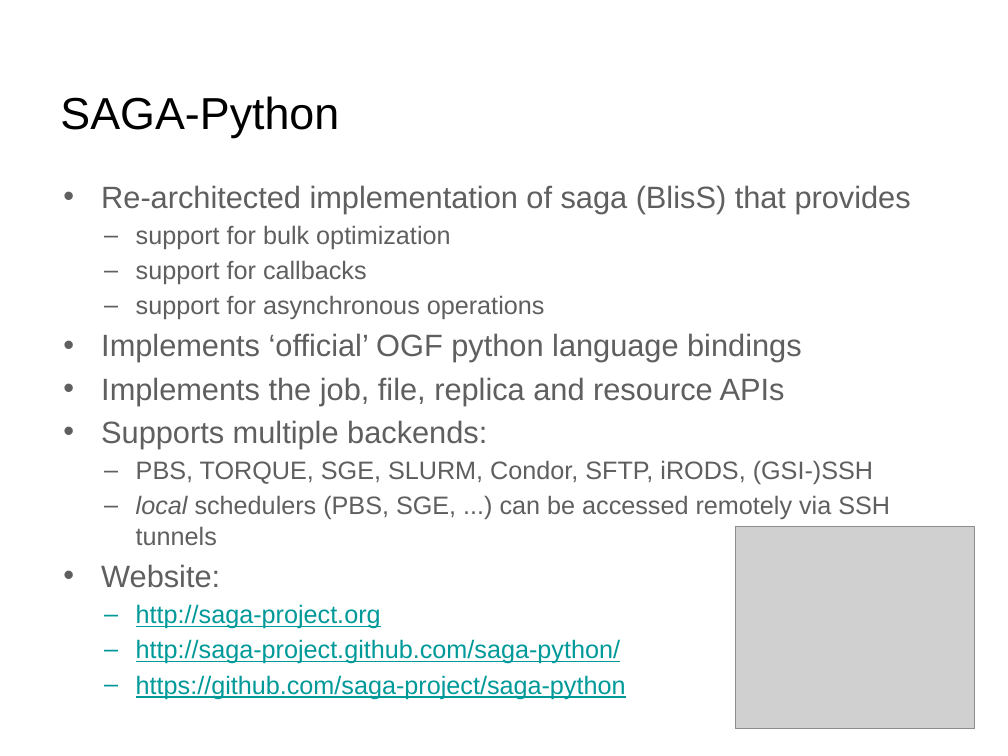
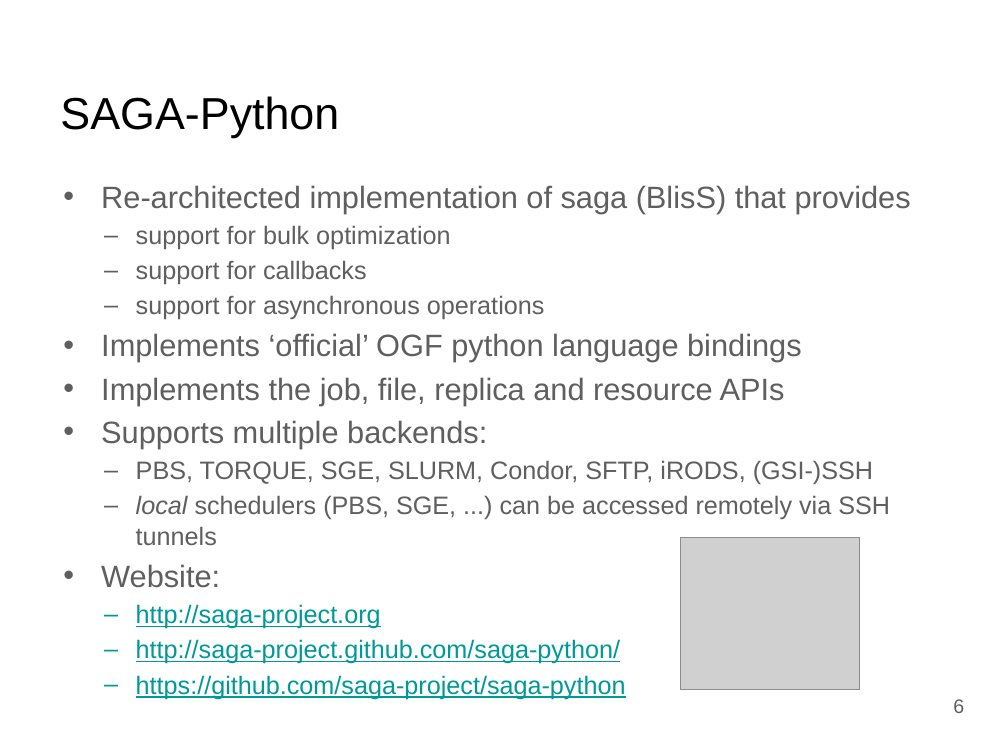
Before and after one commit to saga-project/presentations, a slide deck: slide 6 of radical-media.v0.1.pptx. Drawn at 1008x756 pixels with LibreOffice and Linux fonts; fonts in the diff are those of the drawing; grey boxes stand for pictures; background and template pictures are left out. Boxes give left, top, right and bottom in pixels: in the first picture for what was removed or moved away, otherwise in the second. Text is boxed around its words. In the diff, an @@ line names an element or a change of style, - is before the commit and + after.

```diff
--- a/radical-media.v0.1.pptx
+++ b/radical-media.v0.1.pptx
@@ picture resized from (x1=736, y1=526, x2=975, y2=729) to (x1=680, y1=537, x2=860, y2=689) @@
@@ page number added at (x1=953, y1=699, x2=964, y2=713), 14 pt, text #5F5F5F @@
+6
```
Also in this commit, not shown: 4 other slides changed.
